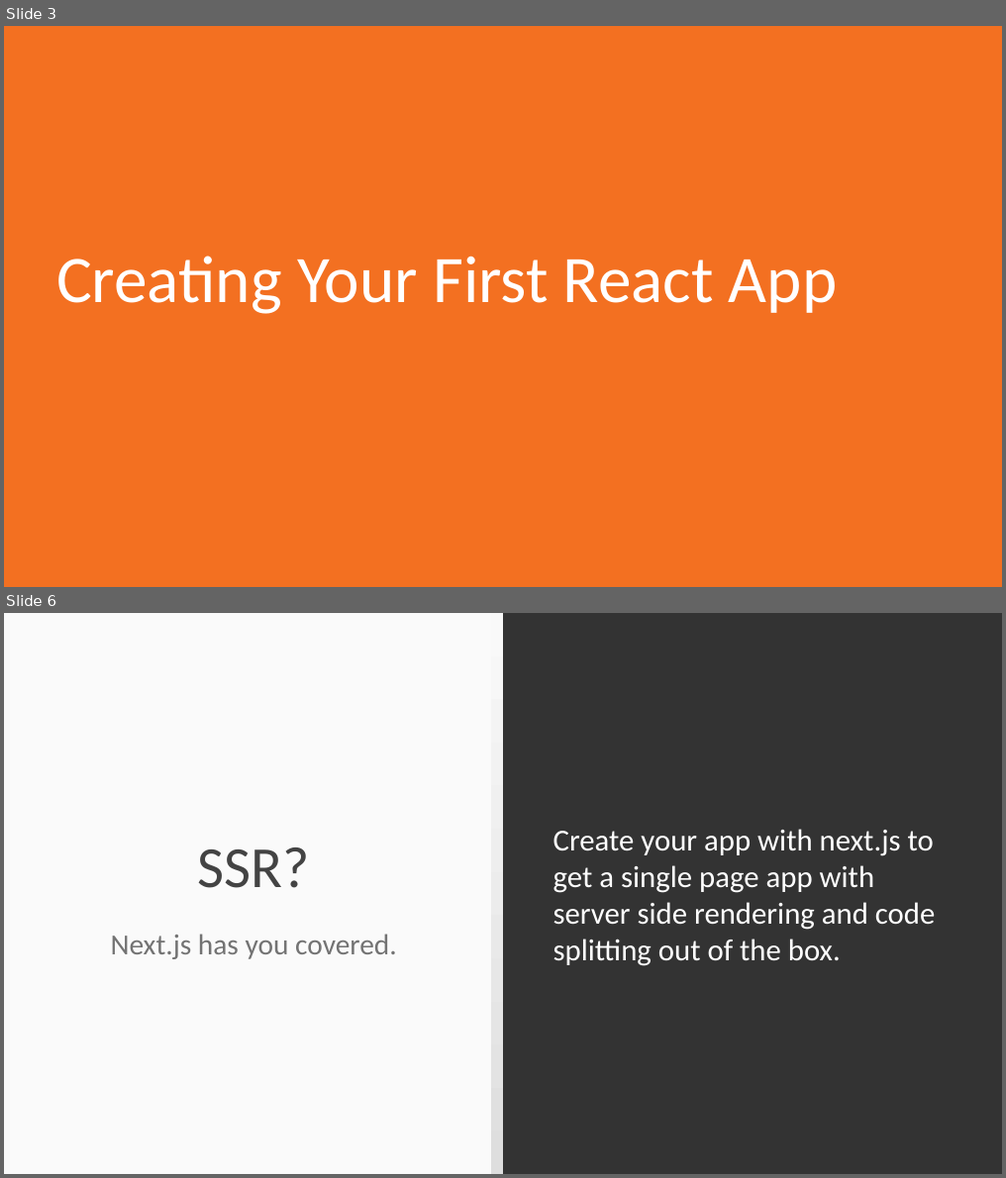
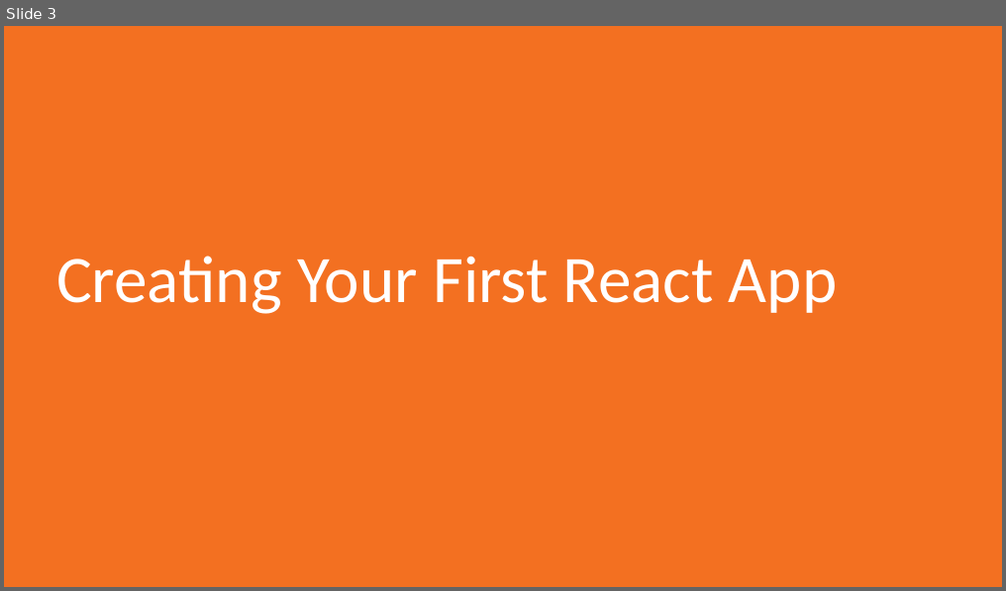
Before and after one commit to sslotsky/next-scripts, a slide deck: video-1.2/1.2.odp. Shown one above the other, each under a label of ours: slides 3 and 6 before the commit, slide 3 after it; the slides between them are not shown. The pictures are 1006x1178 and 1006x591 pixels, drawn with LibreOffice and Linux fonts; fonts in the diff are those of the drawing. Boxes give left, top, right and bottom in pixels: in the first picture for what was removed or moved away, otherwise in the second. Text is boxed around its words. In the diff, an @@ line names an element or a change of style, - is before the commit and + after.

```diff
--- a/video-1.2/1.2.odp
+++ b/video-1.2/1.2.odp
@@ slide 6 removed at [4,613,1002,1174], background #333333 @@
@@ rectangle removed at [4,613,503,1174] @@
@@ rectangle removed at [491,613,503,1174] @@
@@ title removed at [198,848,310,888] @@
-SSR?
@@ text removed at [553,829,936,966] @@
-Create your app with next.js to get a single page app with server side rendering and code splitting out of the box.
@@ subtitle removed at [111,934,397,959] @@
-Next.js has you covered.
```
Also in this commit, not shown: 2 slides changed, 1 other slide removed, 20 other files.
